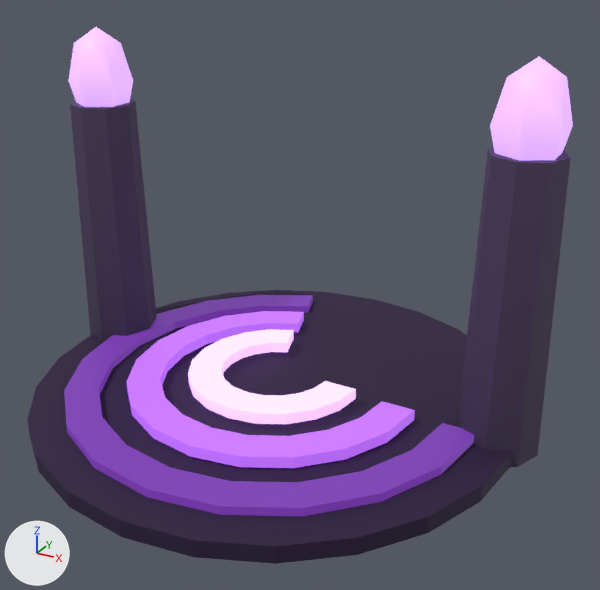
Before and after pictures for a commit that changed the glTF model assets/3d/decor/portail.glb.
Before and after are seen from a 50 mm camera at (0.683, -1.153, 0.796) aimed at (0.057, -0.014, 0.227). Every picture has the same lights, and +X, +Y and +Z are marked at lower left. The picture after the commit comes second. Where no turn or scale is listed for an object, it has been applied to the vertices. Vertices at exactly the same position are counted once.

The first picture shows 'Arc1', 'Arc2', 'Arc3', 'portail_lueur', 'portail_peint'.
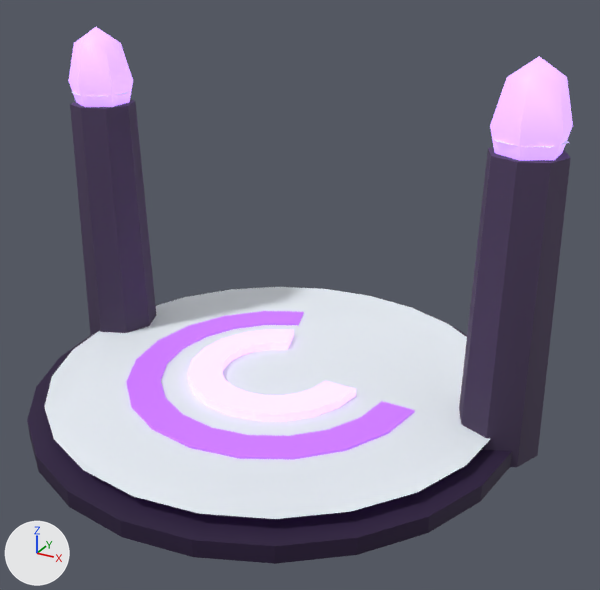
What the commit changed:
me_fosse is used by ob_portail_peint; location (0.0, 0.0, 0.0).
me_fosse had 80 vertices, 148 faces and spanned x -0.47..0.47, y -0.44..0.44, z 0.0..0.5.
me_fosse now has 120 vertices, 182 faces and spans x -0.47..0.47, y -0.44..0.44, z 0.0..0.521.
me_fosse part 1: a new loose piece of 24 vertices spanning x -0.409..0.409, y -0.409..0.409, z 0.051, in mat_peint.
me_fosse part 2: 8 vertices added at x 0.344..0.456, y -0.006..0.106, z 0.521.
Other edits to the shape of me_fosse do not show in these pictures.

Location of each change, (x1, y1, x2, y2) in pixels of the pictures (600 x 590 px):
'portail_peint', reshaped
    before: (27, 99, 570, 564)
    after: (27, 92, 570, 564)
part 1 of me_fosse, added
    after: (45, 287, 490, 519)
part 2 of me_fosse, added
    after: (494, 139, 569, 147)
'Arc1', unchanged, covered by the edit
    before: (64, 295, 475, 516)
